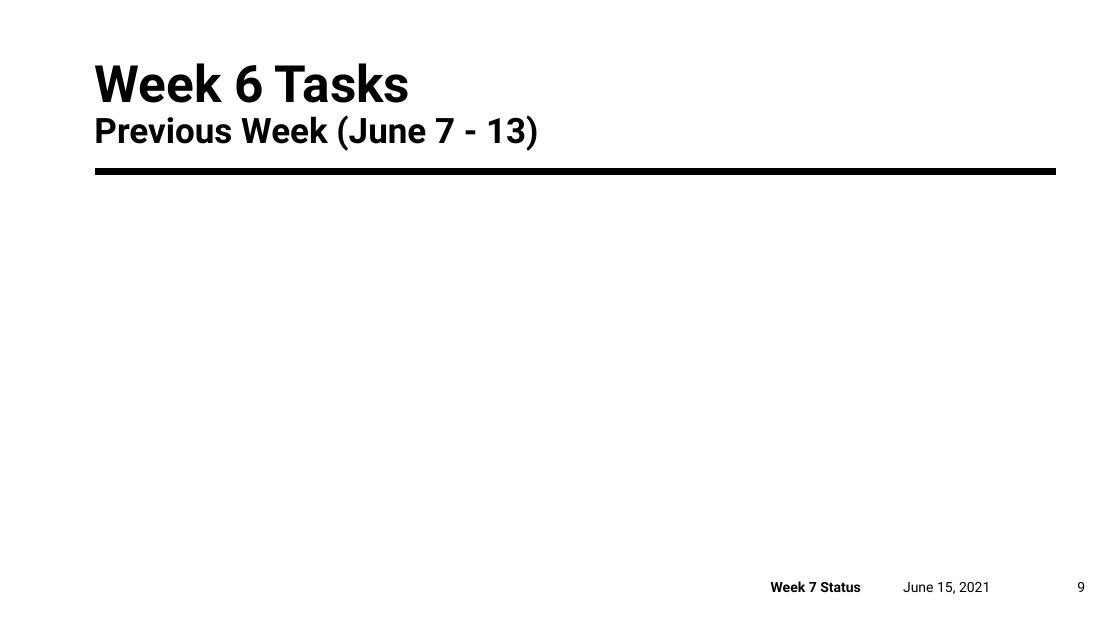
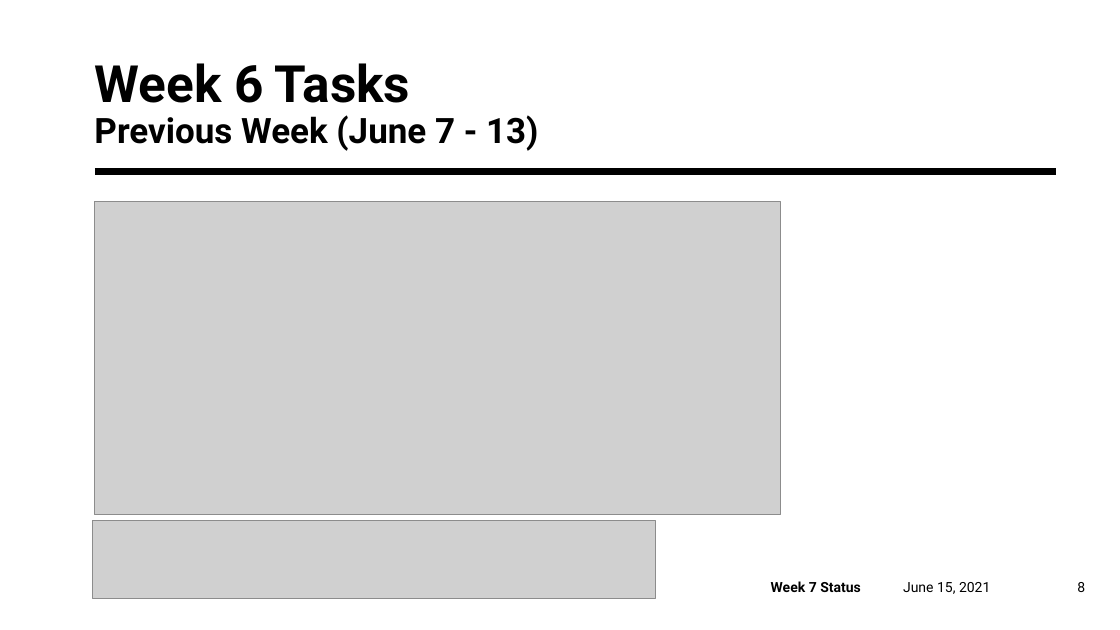
Before and after one commit to ubco-mds-2020-labs/w2020-data599-capstone-projects-ubc-udl, a slide deck: slide 8 of weekly-updates/20210615_progress.pptx (slide 9 before the commit). Drawn at 1120x630 pixels with LibreOffice and Linux fonts; fonts in the diff are those of the drawing; grey boxes stand for pictures. Boxes give left, top, right and bottom in pixels: in the first picture for what was removed or moved away, otherwise in the second. Text is boxed around its words. In the diff, an @@ line names an element or a change of style, - is before the commit and + after.

```diff
--- a/weekly-updates/20210615_progress.pptx
+++ b/weekly-updates/20210615_progress.pptx
@@ picture added at (x1=94, y1=202, x2=781, y2=515) @@
@@ picture added at (x1=92, y1=520, x2=655, y2=598) @@
@@ page number at (x1=1077, y1=582, x2=1085, y2=592): text changed @@
-9
+8
```
Also in this commit, not shown: 3 other slides changed, 2 slides removed.
